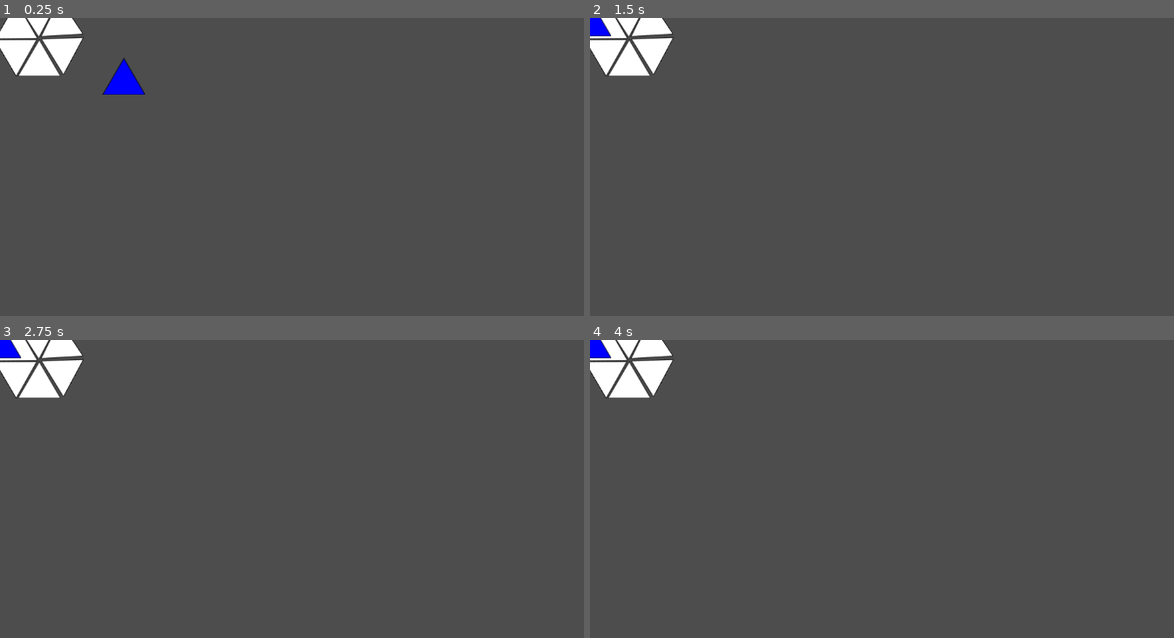
Above: before the commit, frames 1-4 (two rows, left to right).
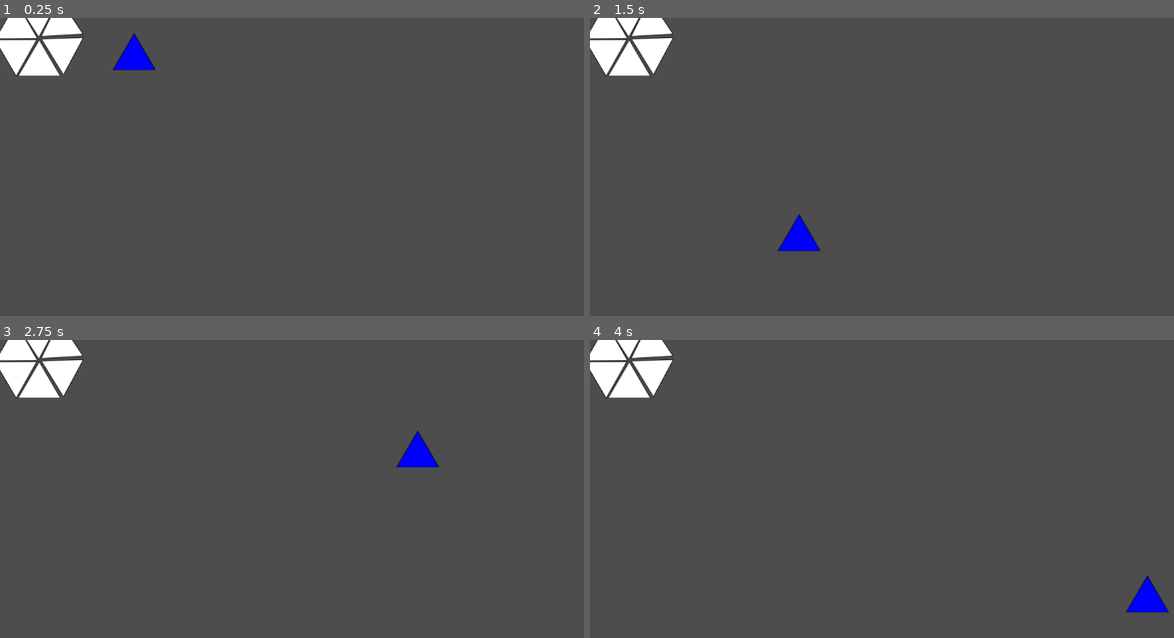
Above: after the commit, the same moments.

Repository: gussmith23/2024-summer-amy-gus-kmu-game
Game: Godot game, scene res://board.tscn
Same seed, same stepped clock (60 frames per second), same inputs: the game is played once before the commit and once after it.
Inputs (mouse positions are in pixels of both pictures, inside the frame that each line leads up to):
- Up to frame 1 (0.25 s): no input
- Up to frame 2 (1.5 s): tap Enter at 0.5 s; move the mouse to (1092, 193) at 0.52 s; press the mouse at (1092, 193) at 0.53 s; tap Space at 1.25 s; move the mouse to (800, 232) at 1.27 s; release the mouse at (800, 232) at 1.28 s; click (800, 232) at 1.35 s
- Up to frame 3 (2.75 s): tap Enter at 2 s; move the mouse to (420, 450) at 2.02 s; press the mouse at (420, 450) at 2.03 s
- Up to frame 4 (4 s): tap Space at 2.75 s; move the mouse to (905, 614) at 2.77 s; release the mouse at (905, 614) at 2.78 s; click (905, 614) at 2.85 s; tap Enter at 3.5 s; move the mouse to (1144, 593) at 3.52 s; press the mouse at (1144, 593) at 3.53 s

The runs differ from the first frame. In frame 1, 0.9% of the frame differs, in the area x 17-27%, y 4-26%; in frame 2, 0.7%; in frame 3, 0.6%; in frame 4, 0.7%.

Commit message:
More work

Diff:
--- a/Area2D.gd
+++ /dev/null
@@ -1,11 +0,0 @@
-extends Area2D
-
-
-# Called when the node enters the scene tree for the first time.
-func _ready():
-	pass # Replace with function body.
-
-
-# Called every frame. 'delta' is the elapsed time since the previous frame.
-func _process(delta):
-	pass
--- a/Ball.tscn
+++ /dev/null
@@ -1,20 +0,0 @@
-[gd_scene load_steps=4 format=3 uid="uid://dgpbcvm8e814v"]
-
-[ext_resource type="Texture2D" uid="uid://cpwlf65boblsb" path="res://assets/ballBlue_10.png" id="1"]
-
-[sub_resource type="PhysicsMaterial" id="1"]
-bounce = 0.5
-
-[sub_resource type="CircleShape2D" id="2"]
-radius = 37.1452
-
-[node name="Ball" type="RigidBody2D"]
-physics_material_override = SubResource("1")
-gravity_scale = 4.0
-
-[node name="Sprite2D" type="Sprite2D" parent="."]
-scale = Vector2(0.5, 0.5)
-texture = ExtResource("1")
-
-[node name="CollisionShape2D" type="CollisionShape2D" parent="."]
-shape = SubResource("2")
--- a/Main.gd
+++ /dev/null
@@ -1,9 +0,0 @@
-extends Node
-
-@export var Ball: PackedScene
-
-func _input(event):
-	if event.is_action_pressed("click"):
-		var new_ball = Ball.instantiate()
-		new_ball.position = get_viewport().get_mouse_position()
-		add_child(new_ball)
--- /dev/null
+++ b/board.gd
@@ -0,0 +1,36 @@
+extends Node2D
+
+
+# Called when the node enters the scene tree for the first time.
+func _ready():
+	pass # Replace with function body.
+
+
+# Called every frame. 'delta' is the elapsed time since the previous frame.
+func _process(delta):
+	pass
+
+var active_slot = null
+
+func _on_card_slot_mouse_entered(slot):
+	active_slot = slot
+
+
+func _on_card_slot_mouse_exited(slot):
+	if active_slot == slot:
+		active_slot = null
+
+var held_card = null
+
+func _on_card_picked_up(card):
+	held_card = card
+
+
+
+func _on_card_released(card:Variant):
+	if active_slot != null:
+		card.global_position = active_slot.global_position
+		card.rotation = active_slot.rotation
+
+	if held_card == card:
+		held_card = null
--- a/board.tscn
+++ b/board.tscn
@@ -1,10 +1,11 @@
 [gd_scene load_steps=4 format=3 uid="uid://dglaqc6t30g6u"]
 
+[ext_resource type="Script" path="res://board.gd" id="1_2nmhh"]
 [ext_resource type="PackedScene" uid="uid://bhg2rf5ypcjl6" path="res://card_slot.tscn" id="1_etu8o"]
 [ext_resource type="PackedScene" uid="uid://bytand4o2v3ht" path="res://card.tscn" id="2_duwli"]
-[ext_resource type="Script" path="res://card.gd" id="3_iqm4h"]
 
 [node name="Board" type="Node2D"]
+script = ExtResource("1_2nmhh")
 
 [node name="CardSlot6" parent="." instance=ExtResource("1_etu8o")]
 position = Vector2(35, 51)
@@ -29,6 +30,20 @@
 position = Vector2(36, 19)
 rotation = 2.08954
 
-[node name="CardSlot7" parent="." instance=ExtResource("2_duwli")]
-position = Vector2(205, 97)
-script = ExtResource("3_iqm4h")
+[node name="Card" parent="." instance=ExtResource("2_duwli")]
+position = Vector2(222, 56)
+
+[connection signal="mouse_entered" from="CardSlot6" to="." method="_on_card_slot_mouse_entered"]
+[connection signal="mouse_exited" from="CardSlot6" to="." method="_on_card_slot_mouse_exited"]
+[connection signal="mouse_entered" from="CardSlot4" to="." method="_on_card_slot_mouse_entered"]
+[connection signal="mouse_exited" from="CardSlot4" to="." method="_on_card_slot_mouse_exited"]
+[connection signal="mouse_entered" from="CardSlot3" to="." method="_on_card_slot_mouse_entered"]
+[connection signal="mouse_exited" from="CardSlot3" to="." method="_on_card_slot_mouse_exited"]
+[connection signal="mouse_entered" from="CardSlot" to="." method="_on_card_slot_mouse_entered"]
+[connection signal="mouse_exited" from="CardSlot" to="." method="_on_card_slot_mouse_exited"]
+[connection signal="mouse_entered" from="CardSlot2" to="." method="_on_card_slot_mouse_entered"]
+[connection signal="mouse_exited" from="CardSlot2" to="." method="_on_card_slot_mouse_exited"]
+[connection signal="mouse_entered" from="CardSlot5" to="." method="_on_card_slot_mouse_entered"]
+[connection signal="mouse_exited" from="CardSlot5" to="." method="_on_card_slot_mouse_exited"]
+[connection signal="card_picked_up" from="Card" to="." method="_on_card_picked_up"]
+[connection signal="card_released" from="Card" to="." method="_on_card_released"]
--- a/card.gd
+++ b/card.gd
@@ -1,5 +1,7 @@
 extends Node2D
 
+signal card_picked_up(card)
+signal card_released(card)
 
 # Called when the node enters the scene tree for the first time.
 func _ready():
@@ -7,11 +9,14 @@
 
 var offset = null
 
-func _process(delta):
+func _process(_delta):
 	if Input.is_action_just_pressed("click"): offset = get_global_mouse_position()
 	elif Input.is_action_pressed("click"):
-		global_position = get_global_mouse_position() - offset
+		global_position = get_global_mouse_position()
 	elif Input.is_action_just_released("click"): offset = null
 
-func _input(event):
-	pass
+func _on_area_2d_input_event(_viewport, event, _shape_idx):
+	if event.is_action_pressed("click"):
+		card_picked_up.emit(self)
+	elif event.is_action_released("click"):
+		card_released.emit(self)
--- a/card.tscn
+++ b/card.tscn
@@ -1,12 +1,26 @@
-[gd_scene load_steps=6 format=3 uid="uid://bytand4o2v3ht"]
+[gd_scene load_steps=4 format=3 uid="uid://bytand4o2v3ht"]
 
 [ext_resource type="Script" path="res://card.gd" id="1_7g6cr"]
 [ext_resource type="Texture2D" uid="uid://c7cvw2fcba2m5" path="res://assets/card.drawio.png" id="1_gdwrr"]
-[ext_resource type="Script" path="res://Area2D.gd" id="2_nmfgm"]
-[ext_resource type="Script" path="res://CollisionShape2D.gd" id="3_ys0td"]
 
-[sub_resource type="RectangleShape2D" id="RectangleShape2D_7as75"]
-size = Vector2(70, 61)
+[sub_resource type="GDScript" id="GDScript_h3y2k"]
+script/source = "extends Area2D
+
+
+# Called when the node enters the scene tree for the first time.
+func _ready():
+	pass # Replace with function body.
+
+
+# Called every frame. 'delta' is the elapsed time since the previous frame.
+func _process(delta):
+	pass
+
+
+func _on_input_event(viewport, event, shape_idx):
+	print(event)
+
+"
 
 [node name="Card" type="Node2D"]
 script = ExtResource("1_7g6cr")
@@ -15,9 +29,11 @@
 texture = ExtResource("1_gdwrr")
 
 [node name="Area2D" type="Area2D" parent="."]
-script = ExtResource("2_nmfgm")
+script = SubResource("GDScript_h3y2k")
 
-[node name="CollisionShape2D" type="CollisionShape2D" parent="Area2D"]
+[node name="CollisionPolygon2D" type="CollisionPolygon2D" parent="Area2D"]
 position = Vector2(0, 0.5)
-shape = SubResource("RectangleShape2D_7as75")
-script = ExtResource("3_ys0td")
+polygon = PackedVector2Array(0, -30.5, 36, 29.5, -36, 29.5)
+
+[connection signal="input_event" from="Area2D" to="." method="_on_area_2d_input_event"]
+[connection signal="input_event" from="Area2D" to="Area2D" method="_on_input_event"]
--- a/CollisionShape2D.gd
+++ b/card_slot.gd
@@ -1,5 +1,7 @@
-extends CollisionShape2D
+extends Node2D
 
+signal mouse_entered(s)
+signal mouse_exited(s)
 
 # Called when the node enters the scene tree for the first time.
 func _ready():
@@ -8,5 +10,12 @@
 
 # Called every frame. 'delta' is the elapsed time since the previous frame.
 func _process(delta):
-	if Input.is_action_pressed("click"):
-		global_position = get_global_mouse_position()
+	pass
+
+
+func _on_area_2d_mouse_entered():
+	mouse_entered.emit(self)
+
+
+func _on_area_2d_mouse_exited():
+	mouse_exited.emit(self)
--- a/card_slot.tscn
+++ b/card_slot.tscn
@@ -1,8 +1,19 @@
-[gd_scene load_steps=2 format=3 uid="uid://bhg2rf5ypcjl6"]
+[gd_scene load_steps=3 format=3 uid="uid://bhg2rf5ypcjl6"]
 
 [ext_resource type="Texture2D" uid="uid://b22rmdkditt1x" path="res://assets/triangle.drawio.png" id="1_k8nt1"]
+[ext_resource type="Script" path="res://card_slot.gd" id="1_vrwgm"]
 
 [node name="CardSlot" type="Node2D"]
+script = ExtResource("1_vrwgm")
 
 [node name="Sprite" type="Sprite2D" parent="."]
 texture = ExtResource("1_k8nt1")
+
+[node name="Area2D" type="Area2D" parent="."]
+
+[node name="CollisionPolygon2D" type="CollisionPolygon2D" parent="Area2D"]
+position = Vector2(0, 1)
+polygon = PackedVector2Array(0, -32, 36, 29, -36, 29)
+
+[connection signal="mouse_entered" from="Area2D" to="." method="_on_area_2d_mouse_entered"]
+[connection signal="mouse_exited" from="Area2D" to="." method="_on_area_2d_mouse_exited"]
--- a/label.tscn
+++ /dev/null
@@ -1,8 +0,0 @@
-[gd_scene format=3 uid="uid://cv62hg0oaxfwe"]
-
-[node name="Label" type="Label"]
-offset_right = 40.0
-offset_bottom = 23.0
-text = "Hello World"
-
-[node name="Node2D" type="Node2D" parent="."]
Binary file removed: assets/ballBlue_10.png
Not shown, removed: assets/ballBlue_10.png.import
